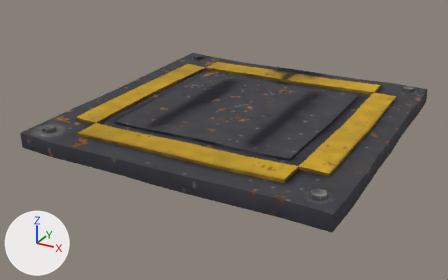
Two versions of the glTF model art/models/MachinePad/MachinePad.glb, one commit apart.
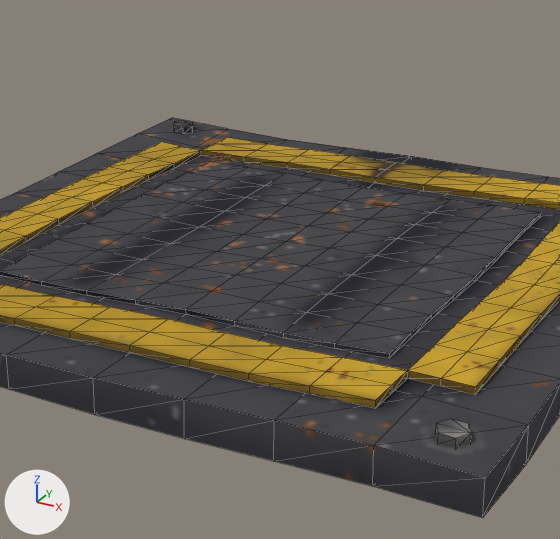
Old and new are each drawn whole from a 50 mm lens placed at (5.28, -10.38, 4.74), pointed at (-0.19, -0.42, -0.24) and again close up on the part from 26% to 82% of the width and 0% to 86% of the height. The axes (+X, +Y, +Z) are drawn at lower left. The lights are the same throughout. The older version's two pictures come first. The close-ups show mesh edges as thin lines.

Objects in the first close-up: 'Plate', 'Stripes'.
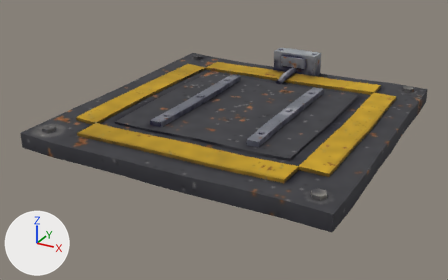
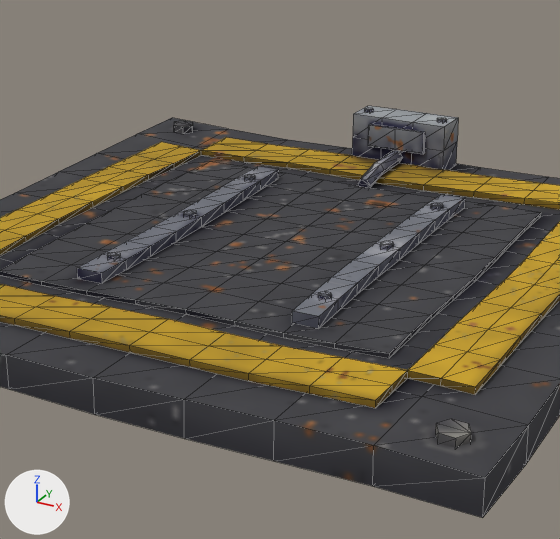
The change, as a list of edits to the scene's bpy script:
```text
Add img_image_2:
    img_image_2 = load_image('Image_2', '_unpacked/Image_2', 256, 256, 'sRGB')
Add mat_hardware:
    mat_hardware = principled_material('Hardware')
    mat_hardware.texture = img_image_2
    mat_hardware.roughness = 1.0
Add me_hardware:
    me_hardware.from_pydata(...)  # 222 vertices, 392 faces; spans x -1.13..1.12, y -1.6..2.99, z 0.28..0.83
    me_hardware.materials.append(mat_hardware)  # picture img_image_2
Add ob_hardware:
    ob_hardware = bpy.data.objects.new('Hardware', me_hardware)
    ob_hardware.location = (0.0, 0.0, 0.0)
```

Location of each change, [x1, y1, x2, y2] in pixels of the close-ups (560 x 539 px):
'Hardware', added
    after: [77, 106, 465, 328]
